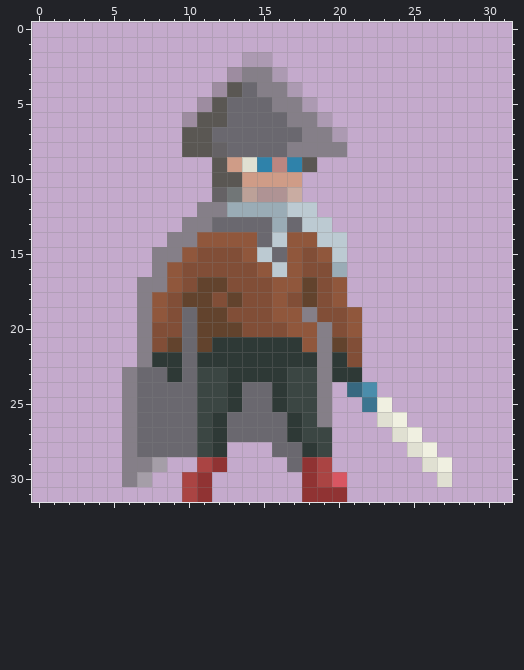
Two versions of one pixel-art sprite, resources/persons/oblivious/oblivious_idle2.png. The picture above is the old version.
The file is 32x32 pixels. Colours within 5 levels of each other are drawn and written as one. The old version is drawn lined up with the new one.
After the commit:
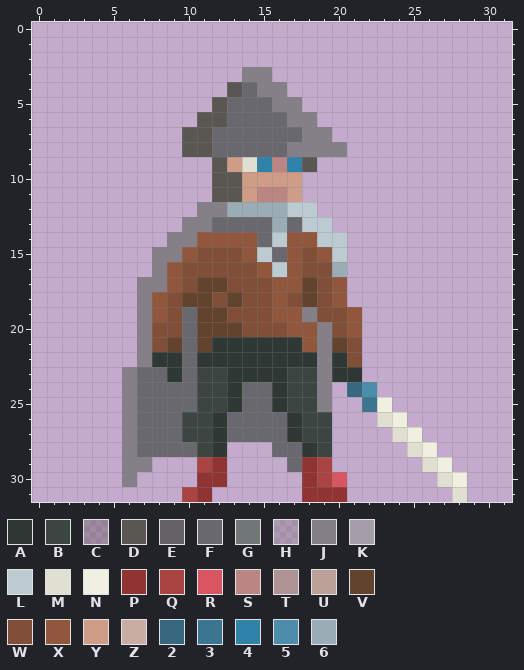
Palette (. is transparent): A #2e3936  B #3b4643  C #5a57535d  D #5a5753  E #656265  F #6a686f  G #717677  H #837d865d  J #857f88  K #a59ea8  L #bccad2  M #e0e0d2  N #f0f0e1  P #903333  Q #aa4443  R #d85662  S #bb8681  T #af9394  U #bca198  V #62432d  W #814e37  X #90573c  Y #cf9c87  Z #c9aca2  2 #376880  3 #3c7590  4 #2f82aa  5 #4b8dab  6 #9aacb6
The edit:
whole drawing moved by +1,+0 (the old picture is shown already moved)
Changed rows in their new state; - is an unchanged pixel.
first column x 10:
 2 ----..-----
 3 ---.--.----
 4 --.----.---
 5 -.------.--
 6 .--------.-
 7 ----------.
 8 --F--------
11 --DDYSSY---
first column x 7:
26 ---B--------B---------
27 ---B------------------
29 -.--------------------
30 .--.-P---------------N
31 ---------------------M
Changed places in both pictures, as pixel boxes (x1, y1, x2, y2):
changed: (182, 52, 347, 202)
changed: (137, 412, 227, 487)
changed: (317, 412, 332, 427)
added: (452, 472, 467, 502)
